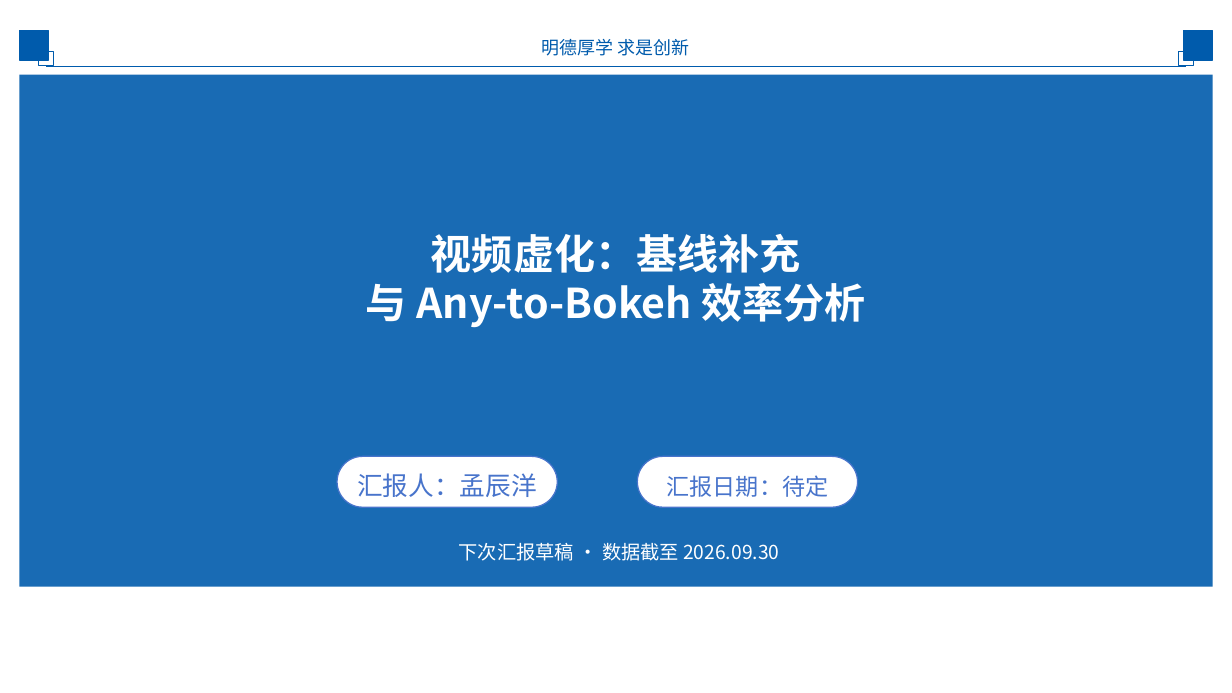
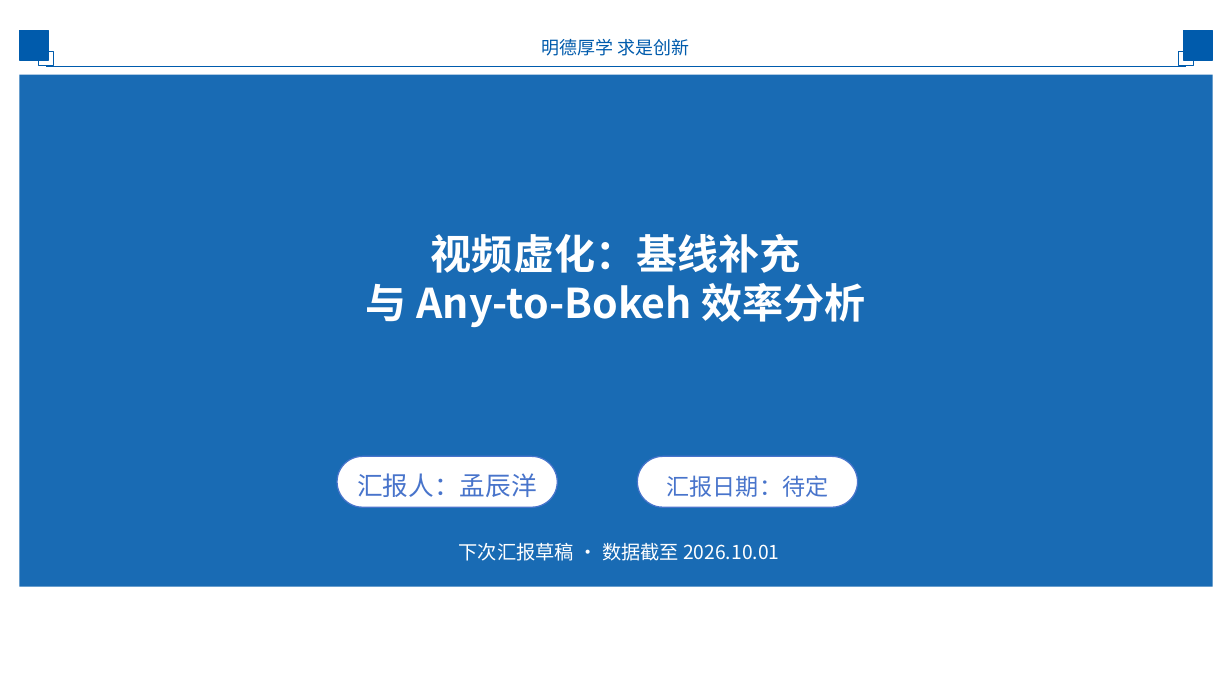
Before and after one commit to mengmcy1/OPPO-depth-guided-video-bokeh, a slide deck: slide 1 of 汇报/下次汇报草稿_基线更新与ATB分析/基线更新与ATB效率分析_草稿.pptx. Drawn at 1232x693 pixels with LibreOffice and Linux fonts; fonts in the diff are those of the drawing; background and template pictures are left out. Boxes give left, top, right and bottom in pixels: in the first picture for what was removed or moved away, otherwise in the second. Text is boxed around its words. In the diff, an @@ line names an element or a change of style, - is before the commit and + after.

```diff
--- a/汇报/下次汇报草稿_基线更新与ATB分析/基线更新与ATB效率分析_草稿.pptx
+++ b/汇报/下次汇报草稿_基线更新与ATB分析/基线更新与ATB效率分析_草稿.pptx
@@ text at (x1=459, y1=542, x2=779, y2=561): text changed @@
-下次汇报草稿 · 数据截至 2026.09.30
+下次汇报草稿 · 数据截至 2026.10.01
```
Also in this commit, not shown: 3 other slides changed, 5 other files.
